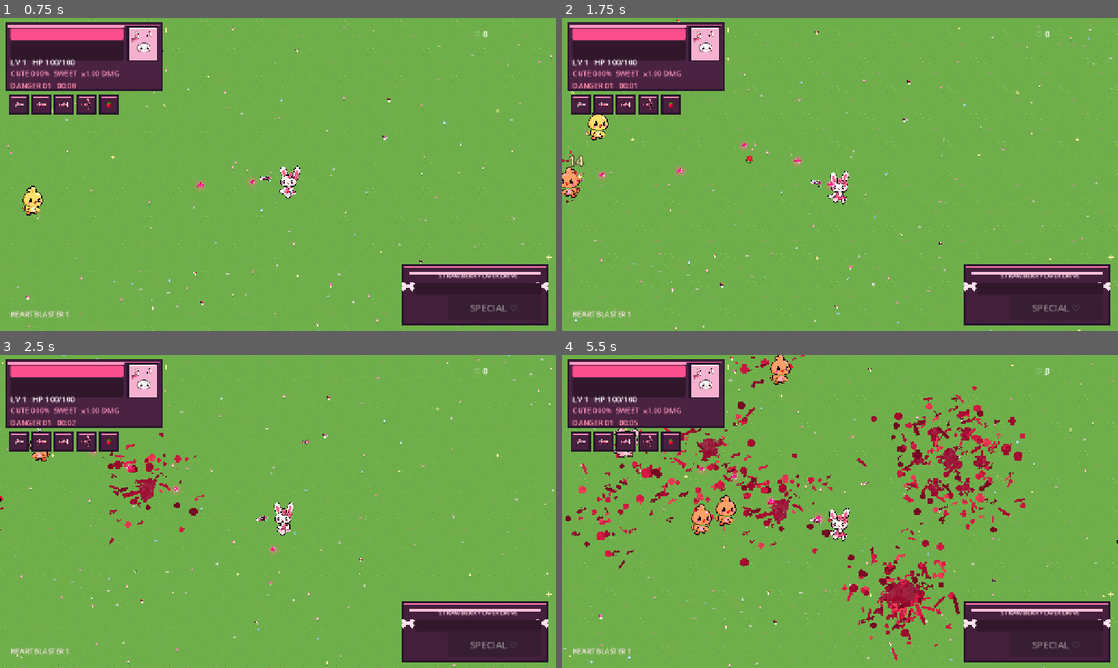
Above: before the commit, frames 1-4 (two rows, left to right).
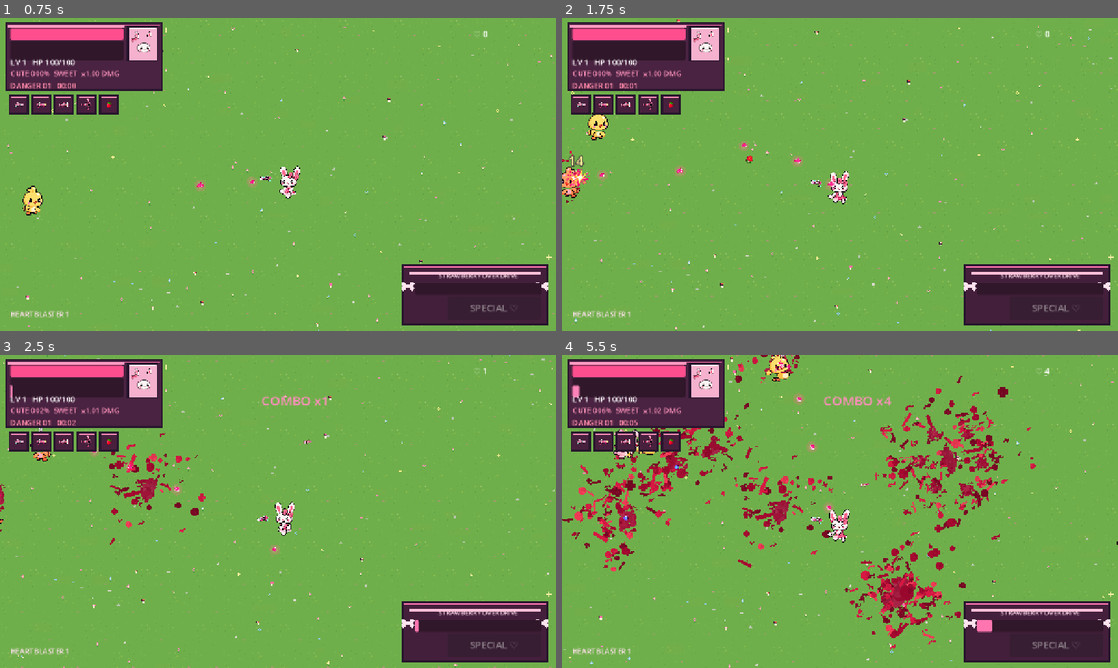
Above: after the commit, the same moments.

Repository: ramonsamagaio/cutecuterampage
Game: Godot game, scene res://scenes/Main.tscn
Same seed, same stepped clock (60 frames per second), same inputs: the game is played once before the commit and once after it.
Inputs (mouse positions are in pixels of both pictures, inside the frame that each line leads up to):
- Up to frame 1 (0.75 s): tap Enter at 0.5 s; move the mouse to (400, 158) at 0.52 s; hold Right (ui_right) from 0.53 s (still down); tap Shift at 0.6 s
- Up to frame 2 (1.75 s): tap Space at 0.77, 1.52 s; move the mouse to (728, 190) at 1.27 s; release Right (ui_right) at 1.28 s; hold Down (ui_down) from 1.28 s (still down); tap Z at 1.35 s
- Up to frame 3 (2.5 s): move the mouse to (333, 442) at 2.02 s; release Down (ui_down) at 2.03 s; hold Right (ui_right) from 2.03 s (still down); tap X at 2.1 s
- Up to frame 4 (5.5 s): move the mouse to (812, 574) at 2.77 s; release Right (ui_right) at 2.78 s; hold Up (ui_up) 2.78-3.53 s; tap C at 2.85 s; tap Space at 3.02, 3.77, 4.52 s; move the mouse to (1006, 558) at 3.52 s; hold Left (ui_left) 3.53-5.03 s; tap Shift at 3.6 s; move the mouse to (673, 464) at 4.27 s; tap Z at 4.35 s; move the mouse to (867, 511) at 5.02 s; hold Down (ui_down) from 5.03 s (still down); tap X at 5.1 s

Frame 1 is identical in both runs. In frame 2, 0.1% of the frame differs, in the area x 0-5%, y 48-54%; in frame 3, 2.1%; in frame 4, 12%, in the area x 0-100%, y 0-100%.
Error before the commit: Invalid call. Nonexistent function 'on_enemy_hit_feedback (via call)' in base 'Node2D (main.gd)'. (res://scripts/actors/enemy.gd:235)

Commit message:
juice: add camera impact feedback and stronger bloom FX

Diff:
--- a/scripts/core/main.gd
+++ b/scripts/core/main.gd
@@ -10,6 +10,9 @@
 var director: EnemyDirector
 var love_orbit: LoveOrbit
 var current_boss: SugarBoss
+var _camera_shake_strength: float = 0.0
+var _camera_shake_time: float = 0.0
+var _camera_shake_duration: float = 0.0
 
 func _ready() -> void:
 	add_to_group("game")
@@ -34,16 +37,38 @@
 	add_child(hud)
 	hud.bind(player, self)
 
+func _process(delta: float) -> void:
+	if not is_instance_valid(player):
+		return
+	var camera: Camera2D = player.get_node_or_null("Camera2D") as Camera2D
+	if camera == null:
+		return
+	if _camera_shake_time > 0.0:
+		_camera_shake_time = maxf(0.0, _camera_shake_time - delta)
+		var life_ratio: float = _camera_shake_time / maxf(0.001, _camera_shake_duration)
+		var current_strength: float = _camera_shake_strength * clampf(life_ratio, 0.0, 1.0)
+		camera.offset = Vector2(randf_range(-1.0, 1.0), randf_range(-1.0, 1.0)) * current_strength
+	else:
+		_camera_shake_strength = 0.0
+		camera.offset = camera.offset.lerp(Vector2.ZERO, minf(1.0, delta * 18.0))
+
+func add_screen_shake(strength: float, duration: float = 0.12) -> void:
+	_camera_shake_strength = maxf(_camera_shake_strength, strength)
+	_camera_shake_time = maxf(_camera_shake_time, duration)
+	_camera_shake_duration = maxf(_camera_shake_duration, duration)
+	if _camera_shake_time == duration:
+		_camera_shake_duration = duration
+
 func _setup_vfx_environment() -> void:
 	var world_environment: WorldEnvironment = WorldEnvironment.new()
 	world_environment.name = "CuteCuteVFXEnvironment"
 	var environment_resource: Environment = Environment.new()
 	environment_resource.glow_enabled = true
-	environment_resource.glow_intensity = 0.92
-	environment_resource.glow_bloom = 0.10
-	environment_resource.glow_hdr_threshold = 0.78
-	environment_resource.glow_hdr_scale = 2.0
-	environment_resource.glow_strength = 1.10
+	environment_resource.glow_intensity = 1.28
+	environment_resource.glow_bloom = 0.18
+	environment_resource.glow_hdr_threshold = 0.62
+	environment_resource.glow_hdr_scale = 2.45
+	environment_resource.glow_strength = 1.34
 	environment_resource.glow_normalized = false
 	world_environment.environment = environment_resource
 	add_child(world_environment)
@@ -85,14 +110,14 @@
 	var projectile: CuteProjectile = CuteProjectile.new()
 	add_child(projectile)
 	projectile.configure(origin, direction, damage_amount, kind, pierce, speed)
-	if randf() < 0.42:
-		spawn_cute_fx(origin, "muzzle", direction, 0.75)
+	if randf() < 0.68:
+		spawn_cute_fx(origin, "muzzle", direction, 0.95)
 
 func spawn_cupcake_mortar(origin: Vector2, target: Vector2, damage_amount: float, radius: float, evolved: bool) -> void:
 	var mortar: CupcakeMortar = CupcakeMortar.new()
 	add_child(mortar)
 	mortar.configure(origin, target, damage_amount, radius, evolved)
-	spawn_cute_fx(origin, "heart", origin.direction_to(target), 0.8)
+	spawn_cute_fx(origin, "heart", origin.direction_to(target), 1.0)
 
 func explode_cupcake(center: Vector2, damage_amount: float, radius: float, evolved: bool) -> void:
 	var enemy_nodes: Array[Node] = []
@@ -106,9 +131,10 @@
 		if distance <= radius:
 			var falloff: float = lerpf(1.0, 0.58, clampf(distance / maxf(1.0, radius), 0.0, 1.0))
 			enemy.call("take_damage", damage_amount * falloff, center.direction_to(enemy.global_position), distance < radius * 0.35)
-	blood.emit_burst(center, Vector2.UP, 13 if evolved else 7)
-	spawn_cute_fx(center, "puff", Vector2.UP, 1.35 if evolved else 1.0)
-	spawn_cute_fx(center, "impact", Vector2.ZERO, 1.55 if evolved else 1.1)
+	blood.emit_burst(center, Vector2.UP, 18 if evolved else 11)
+	spawn_cute_fx(center, "puff", Vector2.UP, 1.65 if evolved else 1.25)
+	spawn_cute_fx(center, "impact", Vector2.ZERO, 1.85 if evolved else 1.4)
+	add_screen_shake(8.5 if evolved else 5.5, 0.18 if evolved else 0.13)
 	if evolved:
 		for i: int in 10:
 			var angle: float = TAU * float(i) / 10.0
@@ -130,62 +156,73 @@
 
 func spawn_cute_fx(global_pos: Vector2, kind: String, direction: Vector2 = Vector2.ZERO, size_multiplier: float = 1.0) -> void:
 	var active_fx_count: int = get_tree().get_nodes_in_group("cute_fx").size()
-	if active_fx_count >= 140:
+	if active_fx_count >= 180:
 		return
 	var path: String = "res://assets/fx/BrilhoRosa.png"
-	var target_size: Vector2 = Vector2(12, 12)
-	var lifetime: float = 0.22
-	var drift: Vector2 = direction.normalized() * 28.0
-	var spin: float = randf_range(-2.5, 2.5)
-	var end_scale: float = 1.25
+	var target_size: Vector2 = Vector2(17, 17)
+	var lifetime: float = 0.24
+	var drift: Vector2 = direction.normalized() * 34.0
+	var spin: float = randf_range(-3.1, 3.1)
+	var end_scale: float = 1.35
 	match kind:
 		"impact":
 			path = "res://assets/fx/ImpactoRosa.png"
-			target_size = Vector2(15, 15)
-			lifetime = 0.18
-			end_scale = 1.42
+			target_size = Vector2(23, 23)
+			lifetime = 0.20
+			end_scale = 1.58
 		"crit":
 			path = "res://assets/fx/BrilhoDourado.png"
-			target_size = Vector2(19, 19)
-			lifetime = 0.28
-			end_scale = 1.55
+			target_size = Vector2(31, 31)
+			lifetime = 0.31
+			end_scale = 1.75
 		"kill":
 			path = "res://assets/fx/PufffRosa.png"
-			target_size = Vector2(18, 18)
-			lifetime = 0.30
-			drift = Vector2(0, -16)
-			end_scale = 1.45
+			target_size = Vector2(28, 28)
+			lifetime = 0.34
+			drift = Vector2(0, -19)
+			end_scale = 1.62
 		"heart":
 			path = "res://assets/fx/CoracaoAlado.png"
-			target_size = Vector2(15, 15)
-			lifetime = 0.42
-			drift = Vector2(randf_range(-15, 15), -34)
+			target_size = Vector2(22, 22)
+			lifetime = 0.46
+			drift = Vector2(randf_range(-18, 18), -38)
 		"strawberry":
 			path = "res://assets/fx/MorangoFull.png"
-			target_size = Vector2(14, 14)
-			lifetime = 0.46
-			drift = Vector2(randf_range(-26, 26), randf_range(-42, -18))
+			target_size = Vector2(20, 20)
+			lifetime = 0.50
+			drift = Vector2(randf_range(-30, 30), randf_range(-46, -20))
 		"powerup":
 			path = "res://assets/fx/CoracaoRosaMoldura.png"
-			target_size = Vector2(22, 22)
-			lifetime = 0.58
-			drift = Vector2(0, -24)
-			end_scale = 1.65
+			target_size = Vector2(30, 30)
+			lifetime = 0.62
+			drift = Vector2(0, -28)
+			end_scale = 1.82
 		"puff":
 			path = "res://assets/fx/PufffRosa.png"
-			target_size = Vector2(22, 22)
-			lifetime = 0.32
+			target_size = Vector2(34, 34)
+			lifetime = 0.36
 			drift = Vector2.ZERO
-			end_scale = 1.65
+			end_scale = 1.82
 		"muzzle":
 			path = "res://assets/fx/BrilhoRosa.png"
-			target_size = Vector2(10, 10)
-			lifetime = 0.12
-			drift = direction.normalized() * 18.0
-			end_scale = 1.28
+			target_size = Vector2(16, 16)
+			lifetime = 0.13
+			drift = direction.normalized() * 24.0
+			end_scale = 1.42
 	var fx: CuteFX = CuteFX.new()
 	add_child(fx)
 	fx.configure(global_pos, path, target_size * size_multiplier, lifetime, drift, spin, 0.72, end_scale)
+
+func on_enemy_hit_feedback(pos: Vector2, is_critical: bool, amount: float) -> void:
+	var shake: float = 2.0 + minf(2.2, amount * 0.035)
+	if is_critical:
+		shake += 3.4
+	add_screen_shake(shake, 0.105 if not is_critical else 0.15)
+	if is_critical:
+		spawn_cute_fx(pos, "crit", Vector2.ZERO, 1.35)
+		spawn_cute_fx(pos + Vector2(randf_range(-9, 9), randf_range(-9, 2)), "impact", Vector2.ZERO, 1.0)
+	elif randf() < 0.34:
+		spawn_cute_fx(pos, "impact", Vector2.ZERO, 0.86)
 
 func on_enemy_killed(pos: Vector2, xp_value: int = 1, was_elite: bool = false) -> void:
 	player.register_kill()
@@ -195,11 +232,13 @@
 	orb.value = maxi(1, roundi(float(xp_value) * player.get_cute_xp_multiplier()))
 	orb.global_position = pos
 	add_child.call_deferred(orb)
-	spawn_cute_fx(pos, "kill", Vector2.UP, 1.15 if was_elite else 0.85)
-	if randf() < (0.38 if was_elite else 0.14):
-		spawn_cute_fx(pos + Vector2(randf_range(-8, 8), -5), "heart", Vector2.UP, 1.0)
-	if player.cute_meter >= 75.0 and randf() < 0.22:
-		spawn_cute_fx(pos + Vector2(randf_range(-10, 10), 0), "strawberry", Vector2.UP, 1.0)
+	spawn_cute_fx(pos, "kill", Vector2.UP, 1.45 if was_elite else 1.05)
+	spawn_cute_fx(pos + Vector2(randf_range(-10, 10), -7), "impact", Vector2.ZERO, 0.78)
+	add_screen_shake(6.2 if was_elite else 3.6, 0.17 if was_elite else 0.115)
+	if randf() < (0.48 if was_elite else 0.20):
+		spawn_cute_fx(pos + Vector2(randf_range(-8, 8), -5), "heart", Vector2.UP, 1.1)
+	if player.cute_meter >= 75.0 and randf() < 0.27:
+		spawn_cute_fx(pos + Vector2(randf_range(-10, 10), 0), "strawberry", Vector2.UP, 1.05)
 	if was_elite and randf() < 0.085:
 		spawn_reward_chest(pos, false)
 
@@ -212,6 +251,7 @@
 	var angle: float = randf_range(0.0, TAU)
 	current_boss.global_position = player.global_position + Vector2.RIGHT.rotated(angle) * 610.0
 	add_child(current_boss)
+	add_screen_shake(8.0, 0.28)
 	if hud != null:
 		hud.show_reward_toast("WARNING!  QUEEN MALLOW HAS ARRIVED")
 
@@ -219,9 +259,10 @@
 	current_boss = null
 	player.cute_meter = minf(100.0, player.cute_meter + 28.0)
 	player.special_meter = minf(100.0, player.special_meter + 35.0)
-	spawn_cute_fx(pos, "crit", Vector2.ZERO, 2.5)
-	spawn_cute_fx(pos + Vector2(-24, -12), "heart", Vector2.UP, 1.8)
-	spawn_cute_fx(pos + Vector2(24, -6), "strawberry", Vector2.UP, 1.8)
+	spawn_cute_fx(pos, "crit", Vector2.ZERO, 3.1)
+	spawn_cute_fx(pos + Vector2(-24, -12), "heart", Vector2.UP, 2.1)
+	spawn_cute_fx(pos + Vector2(24, -6), "strawberry", Vector2.UP, 2.1)
+	add_screen_shake(13.0, 0.34)
 	spawn_reward_chest(pos, true)
 	if hud != null:
 		hud.show_reward_toast("%s POPPED!  EVOLUTION CHEST!" % defeated_name)
@@ -238,8 +279,9 @@
 		reward_text = player.claim_evolution_chest()
 	else:
 		reward_text = player.claim_bonus_chest()
-	spawn_cute_fx(player.global_position + Vector2(0, -28), "powerup", Vector2.UP, 1.55 if legendary else 1.0)
-	spawn_cute_fx(player.global_position + Vector2(18, -18), "crit", Vector2.ZERO, 1.15 if legendary else 0.75)
+	spawn_cute_fx(player.global_position + Vector2(0, -28), "powerup", Vector2.UP, 1.75 if legendary else 1.15)
+	spawn_cute_fx(player.global_position + Vector2(18, -18), "crit", Vector2.ZERO, 1.35 if legendary else 0.85)
+	add_screen_shake(5.5 if legendary else 2.8, 0.16)
 	if hud != null:
 		hud.show_reward_toast(reward_text)
 
@@ -267,6 +309,7 @@
 	elif player.visual.scale.x < 0.0:
 		beam_direction = Vector2.LEFT
 	player.begin_special_channel()
+	add_screen_shake(8.5, 0.24)
 	var beam: TaffiStrawberryBeamVFX = TaffiStrawberryBeamVFX.new()
 	beam.name = "TaffiStrawberryOverdrive"
 	add_child(beam)
